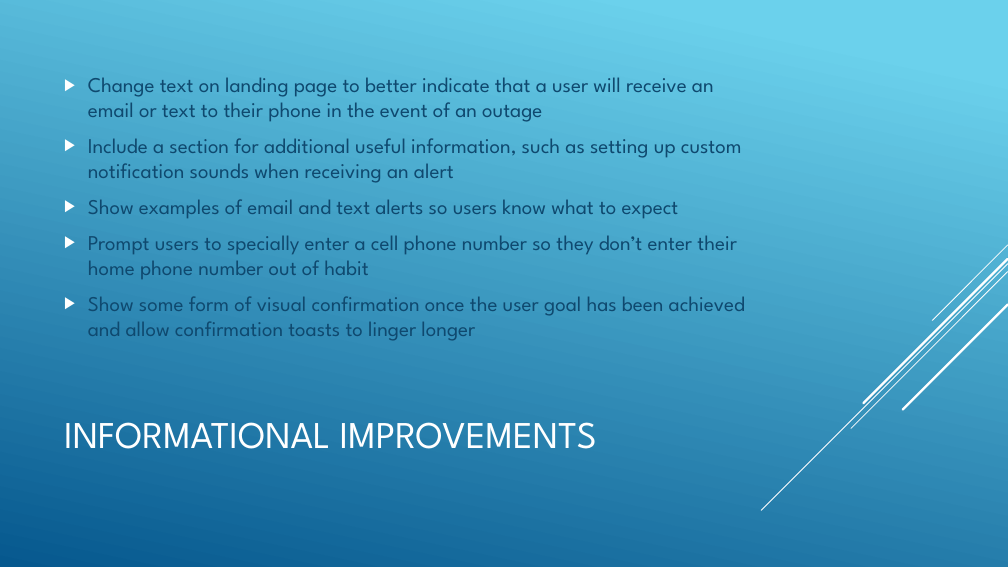
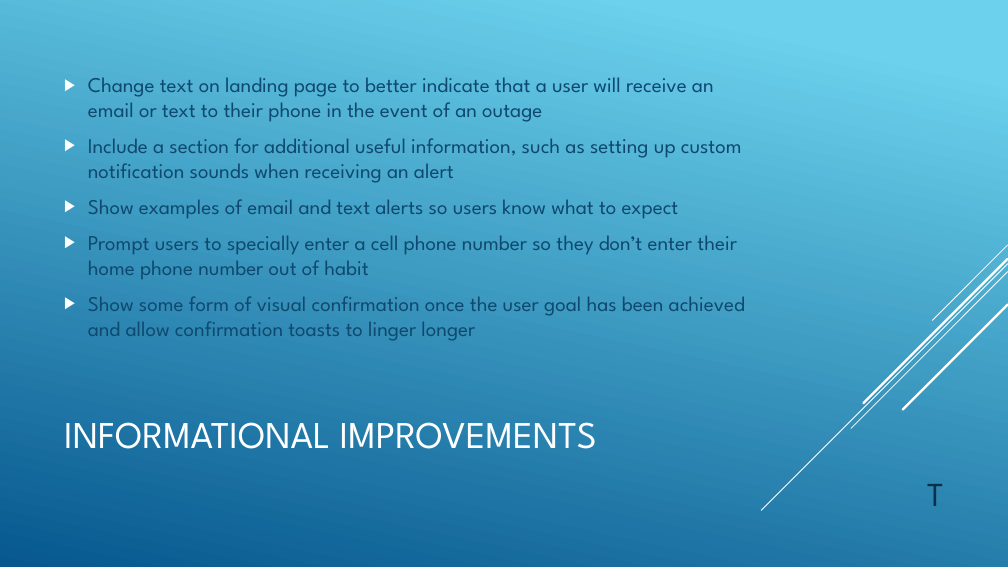
Before and after one commit to infonick/OutageAlert, a slide deck: slide 13 of Usability Study/Outage Alerts.pptx. Drawn at 1008x567 pixels with LibreOffice and Linux fonts; fonts in the diff are those of the drawing. Boxes give left, top, right and bottom in pixels: in the first picture for what was removed or moved away, otherwise in the second. Text is boxed around its words. In the diff, an @@ line names an element or a change of style, - is before the commit and + after.

```diff
--- a/Usability Study/Outage Alerts.pptx
+++ b/Usability Study/Outage Alerts.pptx
@@ text added at bbox=[927, 484, 944, 506], 32 pt, text #0A304A @@
+T
```
Also in this commit, not shown: 12 other slides changed.
